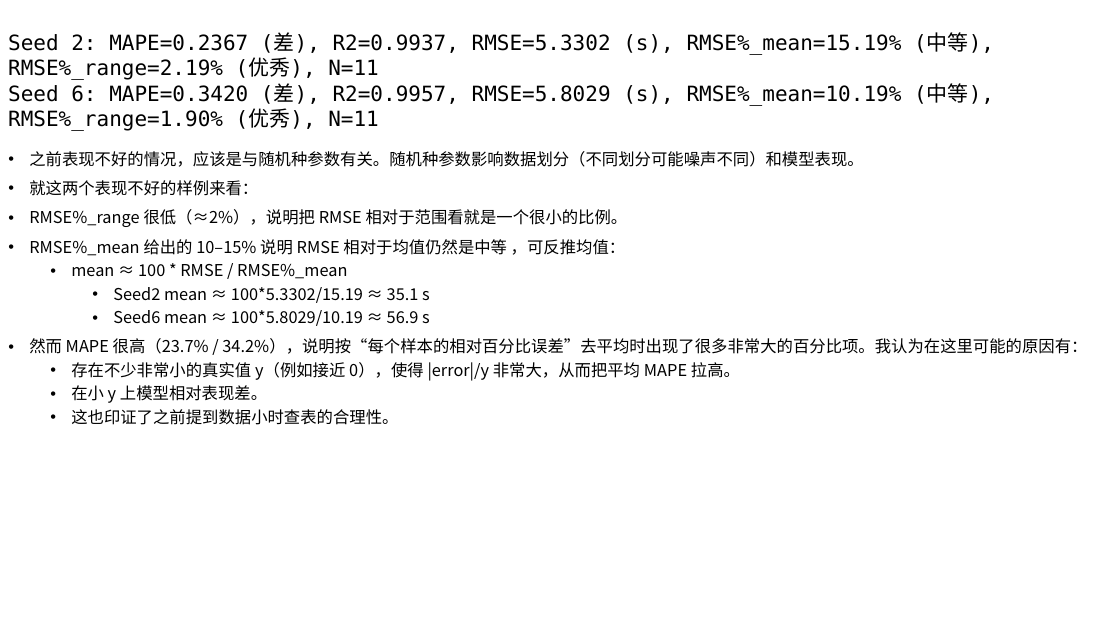
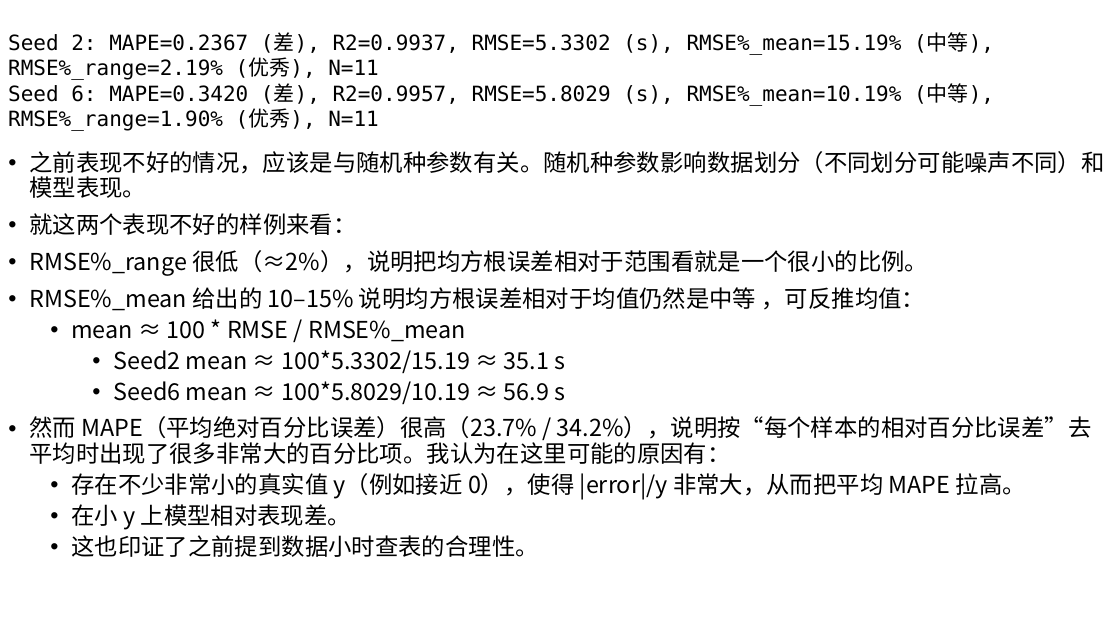
Before and after one commit to AE-26710/Time-Prediction, a slide deck: slide 6 of R5.pptx. Drawn at 1120x630 pixels with LibreOffice and Linux fonts; fonts in the diff are those of the drawing. Boxes give left, top, right and bottom in pixels: in the first picture for what was removed or moved away, otherwise in the second. Text is boxed around its words. In the diff, an @@ line names an element or a change of style, - is before the commit and + after.

```diff
--- a/R5.pptx
+++ b/R5.pptx
@@ text at (29, 151, 1104, 557): size 14 to 20 pt in "之前表现不好的情况，应该是与随机种参数有关。随机种参数影响数据划分（不同划分可能噪声不同）和模型表现。", "就这两个表现不好的样例来看：", "mean ≈ 100 * RMSE / RMSE%_mean", "Seed2 mean ≈ 100*5.3302/15.19 ≈ 35.1 s" and 4 more places @@
@@ text at (29, 250, 928, 311): text changed; size 14 to 20 pt @@
-• RMSE%_range 很低（≈2%），说明把 RMSE 相对于范围看就是一个很小的比例。
-• RMSE%_mean 给出的 10–15% 说明 RMSE 相对于均值仍然是中等 ，可反推均值：
+• RMSE%_range 很低（≈2%），说明把均方根误差相对于范围看就是一个很小的比例。
+• RMSE%_mean 给出的 10–15% 说明均方根误差相对于均值仍然是中等 ，可反推均值：
@@ text at (29, 416, 1092, 464): text changed; size 14 to 20 pt @@
-• 然而 MAPE 很高（23.7% / 34.2%），说明按“每个样本的相对百分比误差”去平均时出现了很多非常大的百分比项。我认为在这里可能的原因有：
+• 然而 MAPE（平均绝对百分比误差）很高（23.7% / 34.2%），说明按“每个样本的相对百分比误差”去平均时出现了很多非常大的百分比项。我认为在这里可能的原因有：
```
Also in this commit, not shown: 5 other slides changed, 3 slides added, 1 slide removed, 14 other files.
